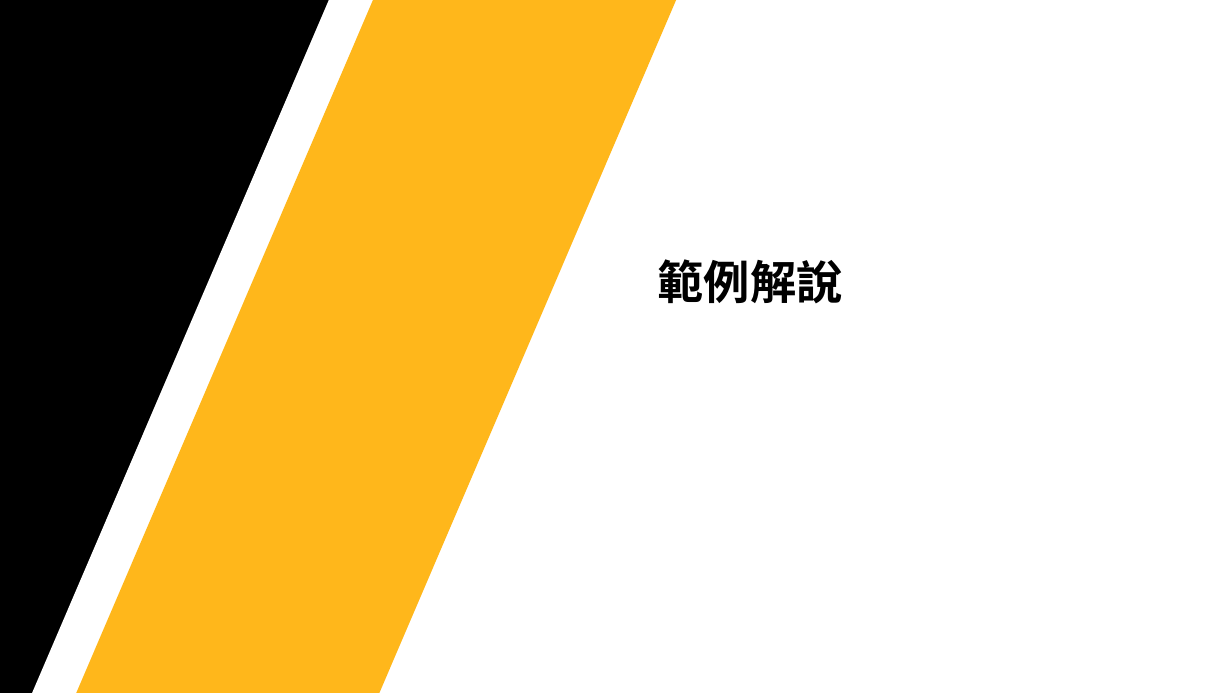
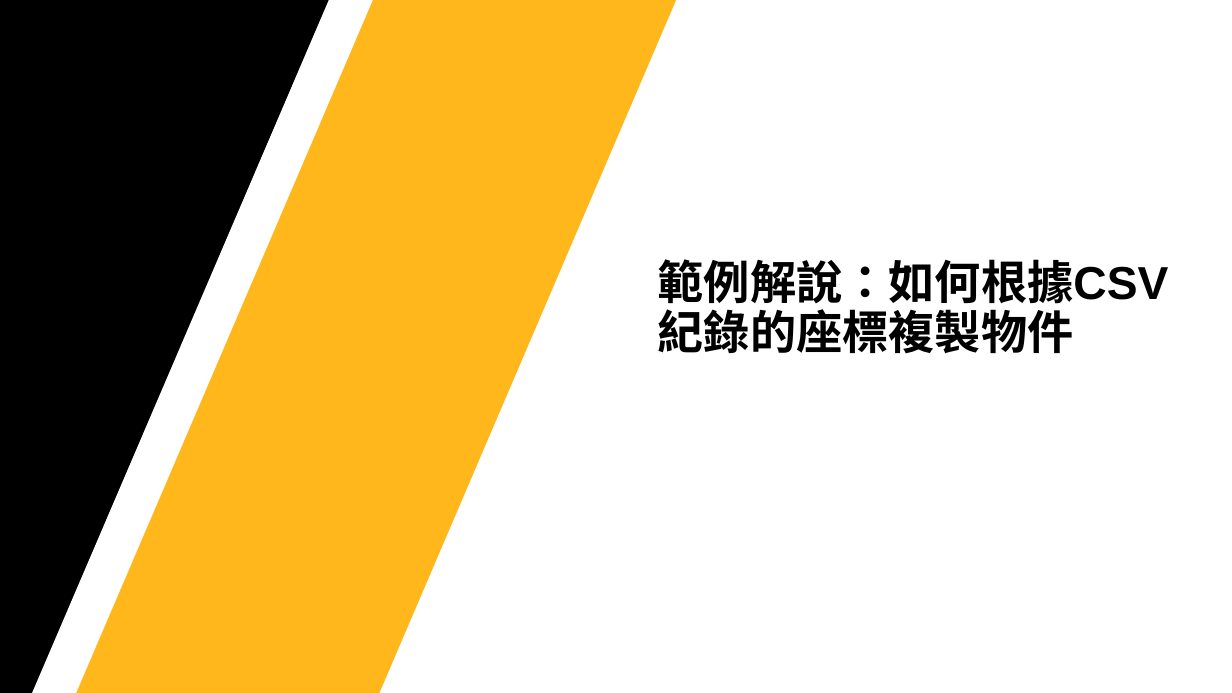
Before and after one commit to Jerrick-cheng/AEDT-Automation-Camp, a slide deck: slide 9 of 上課教材/Week2.pptx (slide 10 before the commit). Drawn at 1232x693 pixels with LibreOffice and Linux fonts; fonts in the diff are those of the drawing; background and template pictures are left out. Boxes give left, top, right and bottom in pixels: in the first picture for what was removed or moved away, otherwise in the second. Text is boxed around its words. In the diff, an @@ line names an element or a change of style, - is before the commit and + after.

```diff
--- a/上課教材/Week2.pptx
+++ b/上課教材/Week2.pptx
@@ text at (x1=658, y1=259, x2=1169, y2=311): text changed @@
-範例解說
+範例解說：如何根據CSV紀錄的座標複製物件
```
Also in this commit, not shown: 4 other slides changed, 10 slides removed, 5 other files.
